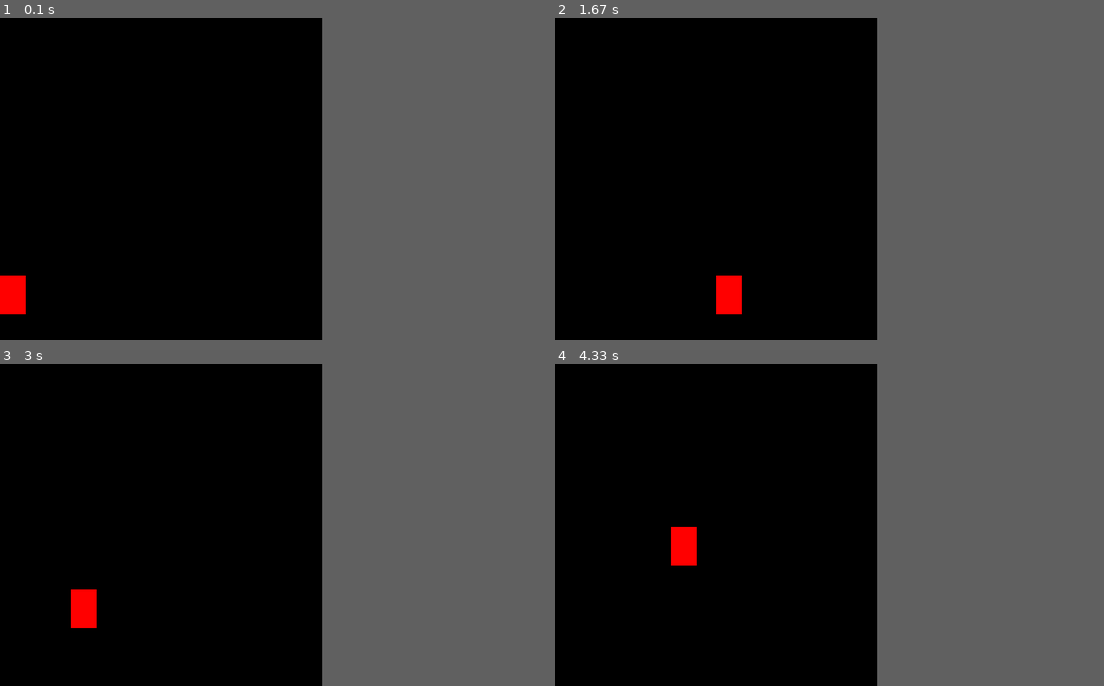
Above: before the commit, frames 1-4 (two rows, left to right).
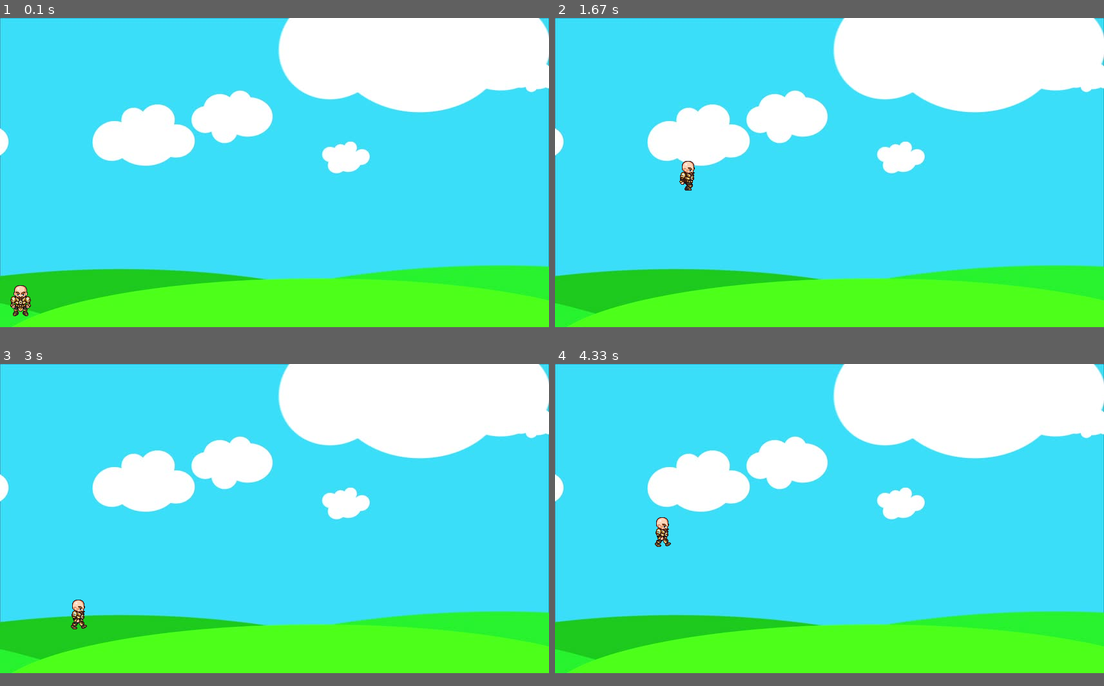
Above: after the commit, the same moments.

Repository: FazeZxc/pygame-project
Game: pygame game, started from index.py
The game is run twice, just before and just after one commit, with the same random seed, the same clock (stepped at 60 frames per second) and the same inputs.
Inputs:
- Up to frame 1 (0.1 s): no input
- Up to frame 2 (1.67 s): hold Space 0.33-0.8 s; hold Right 0.33-0.8 s; hold Right 0.83-1.3 s; tap Space at 0.9, 1.2, 1.4 s; hold Right from 1.33 s (still down)
- Up to frame 3 (3 s): tap Space at 1.7, 1.9, 2.2, 2.47, 2.77, 2.9 s; release Right at 1.8 s; hold Left 1.83-2.37 s; hold Left 2.4-2.8 s; hold Right from 2.83 s (still down)
- Up to frame 4 (4.33 s): tap Space at 3.2, 3.57, 3.87, 4.07 s; release Right at 3.47 s; hold Left 3.5-3.97 s; hold Right from 4 s (still down)
In our replay, the window is 500x500 before the commit and 852x480 after it. These sizes can differ from the game's own. Grey fills any space a smaller window leaves; there, only what the larger window draws over its background counts as a difference.

The runs differ from the first frame. In frame 1, 75% of the frame differs, in the area x 0-100%, y 0-96%; in frame 2, 75%; in frame 3, 75%; in frame 4, 75%.

Commit message:
Added sprites and background

Diff:
--- a/index.py
+++ b/index.py
@@ -1,24 +1,52 @@
 import pygame
 pygame.init()
-# basic movements and key presses
-winWidth = 500
-winHeight = 500
+
+winWidth = 852
+winHeight = 480
 
 win = pygame.display.set_mode((winWidth, winHeight))
 pygame.display.set_caption("game")
 
+walkRight = [pygame.image.load('assets/R1.png'), pygame.image.load('assets/R2.png'), pygame.image.load('assets/R3.png'), pygame.image.load('assets/R4.png'), pygame.image.load('assets/R5.png'), pygame.image.load('assets/R6.png'), pygame.image.load('assets/R7.png'), pygame.image.load('assets/R8.png'), pygame.image.load('assets/R9.png')]
+walkLeft = [pygame.image.load('assets/L1.png'), pygame.image.load('assets/L2.png'), pygame.image.load('assets/L3.png'), pygame.image.load('assets/L4.png'), pygame.image.load('assets/L5.png'), pygame.image.load('assets/L6.png'), pygame.image.load('assets/L7.png'), pygame.image.load('assets/L8.png'), pygame.image.load('assets/L9.png')]
+bg = pygame.image.load('assets/bg.jpg')
+char = pygame.image.load('assets/standing.png')
+
+clock = pygame.time.Clock()
+
 x = 0
 y = 400
-width = 40
-height = 60
-vel = 10
-
+width = 64
+height = 64
+vel = 5
 isJump = False
 jumpCount = 10
+left = False
+right = False
+walkCount = 0
+
+def redrawGameWindow():
+    global walkCount
+    win.blit(bg, (0, 0))
+    if walkCount + 1 >= 27:
+        walkCount = 0
+
+    if left:
+        win.blit(walkLeft[walkCount//3] , (x, y))
+        walkCount += 1
+
+    elif right:
+        win.blit(walkRight[walkCount//3], (x, y))
+        walkCount += 1
+
+    else:
+        win.blit(char, (x, y))
+
+    pygame.display.update()
 
 run = True
 while run:
-    pygame.time.delay(50)
+    clock.tick(27)
 
     for event in pygame.event.get():
         if event.type == pygame.QUIT:
@@ -28,19 +56,26 @@
 
     if keys[pygame.K_LEFT] and x > vel:
         x -= vel
+        left = True
+        right = False
 
-    if keys[pygame.K_RIGHT] and x < winWidth - width - vel:
+    elif keys[pygame.K_RIGHT] and x < winWidth - width - vel:
         x += vel
+        left = False
+        right = True
+
+    else:
+        right = False
+        left = False
+        walkCount = 0
 
     if not(isJump):
-        if keys[pygame.K_UP] and y > vel:
-            y -= vel
-
-        if keys[pygame.K_DOWN] and y < winHeight - height - vel:
-            y += vel
-
         if keys[pygame.K_SPACE]:
             isJump = True
+            right = False
+            left = False
+            walkCount = 0
+
     else:
         if jumpCount >= -10:
             neg = 1
@@ -52,10 +87,6 @@
             isJump = False
             jumpCount = 10
 
-    win.fill((0,0,0))
-    pygame.draw.rect(win, (255, 0, 0), (x , y , width , height))
-    pygame.display.update()
-
-
+    redrawGameWindow()
 
 pygame.quit()
